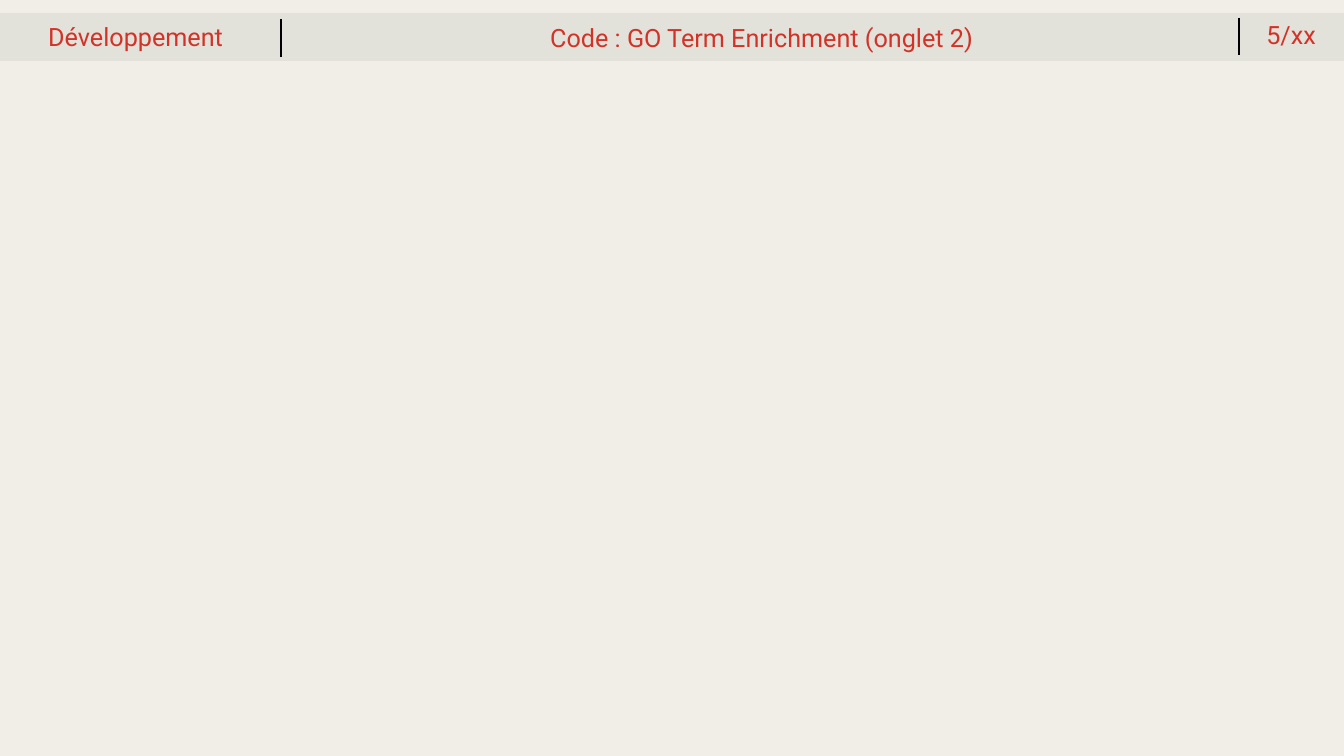
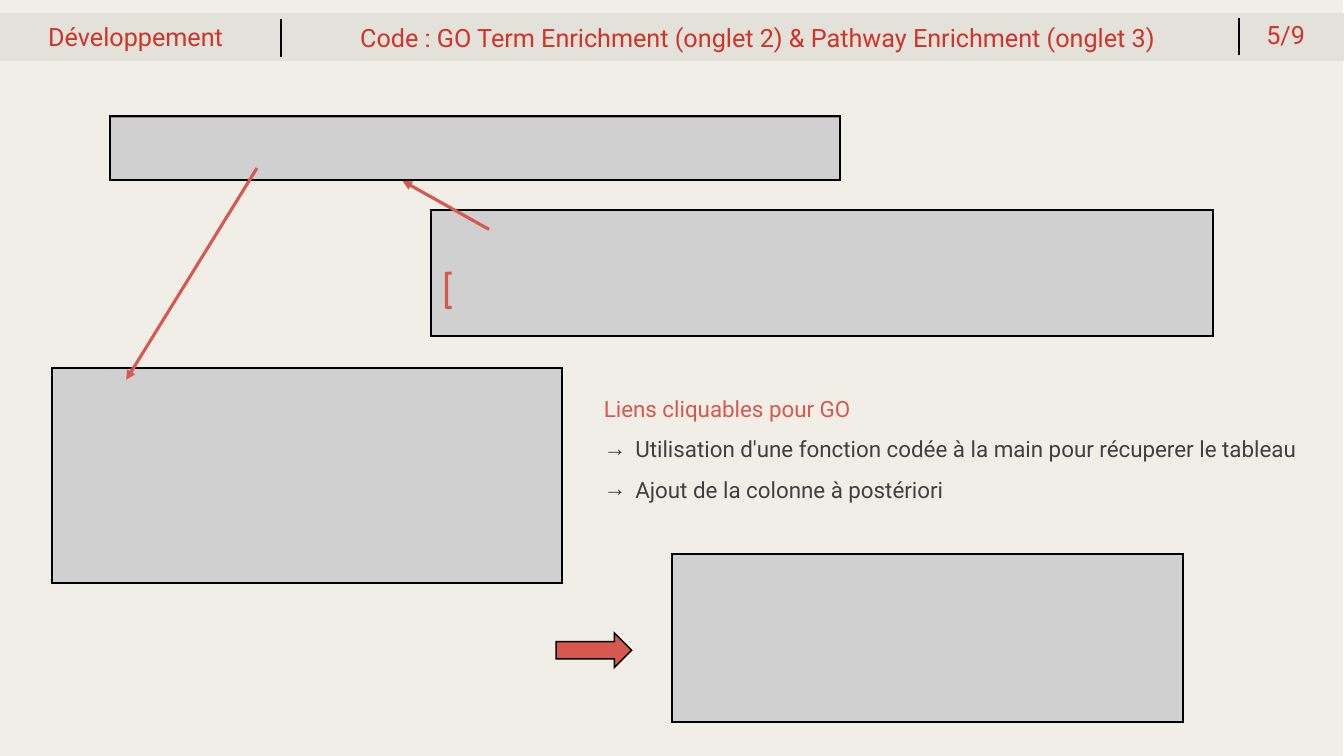
Before and after one commit to meijemathe/projet_enrichissement_fonctionnel, a slide deck: slide 7 of Projet_enrichissement_shiny.pptx (slide 8 before the commit). Drawn at 1344x756 pixels with LibreOffice and Linux fonts; fonts in the diff are those of the drawing; grey boxes stand for pictures. Boxes give left, top, right and bottom in pixels: in the first picture for what was removed or moved away, otherwise in the second. Text is boxed around its words. In the diff, an @@ line names an element or a change of style, - is before the commit and + after.

```diff
--- a/Projet_enrichissement_shiny.pptx
+++ b/Projet_enrichissement_shiny.pptx
@@ text at box(360, 27, 1155, 53): text changed @@
-Code : GO Term Enrichment (onglet 2)
+Code : GO Term Enrichment (onglet 2) & Pathway Enrichment (onglet 3)
@@ text at box(1266, 26, 1305, 46): text changed @@
-5/xx
+5/9
@@ group added at box(52, 116, 1213, 584): 3 pictures, 3 rectangles, 2 arrows, 1 left bracket @@
@@ text added at box(604, 400, 1296, 503), 16 pt, text #404040 @@
+Liens cliquables pour GO
+→ Utilisation d'une fonction codée à la main pour récuperer le tableau
+→ Ajout de la colonne à postériori
@@ picture added at box(673, 555, 1183, 723) @@
@@ rectangle added at box(673, 555, 1184, 723), outline #000000 1.5 pt @@
@@ right arrow added at box(557, 633, 632, 667), fill #D6584E, outline #000000 1 pt @@
```
Also in this commit, not shown: 8 other slides changed, 1 slide added, 3 slides removed.
